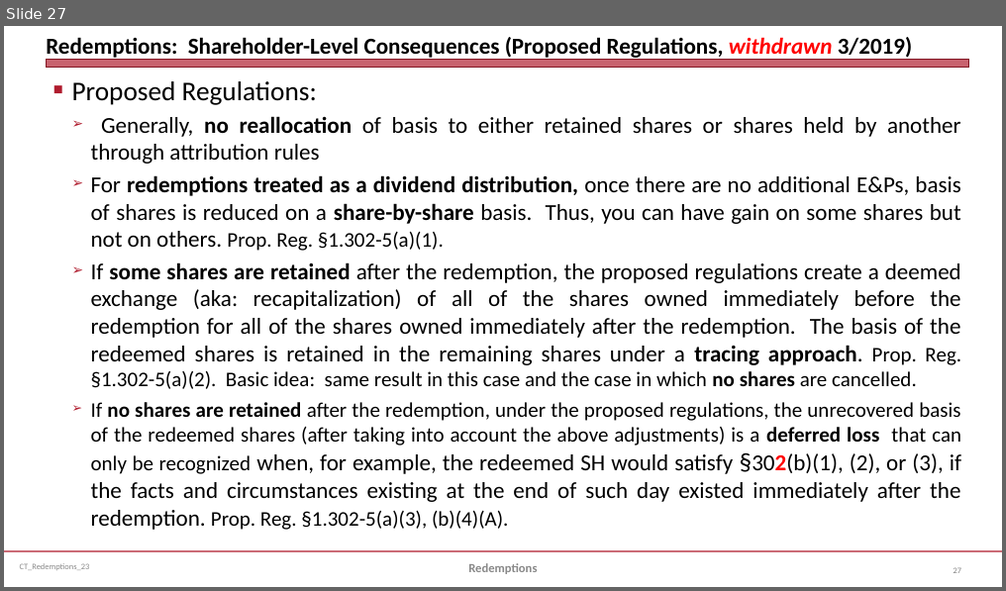
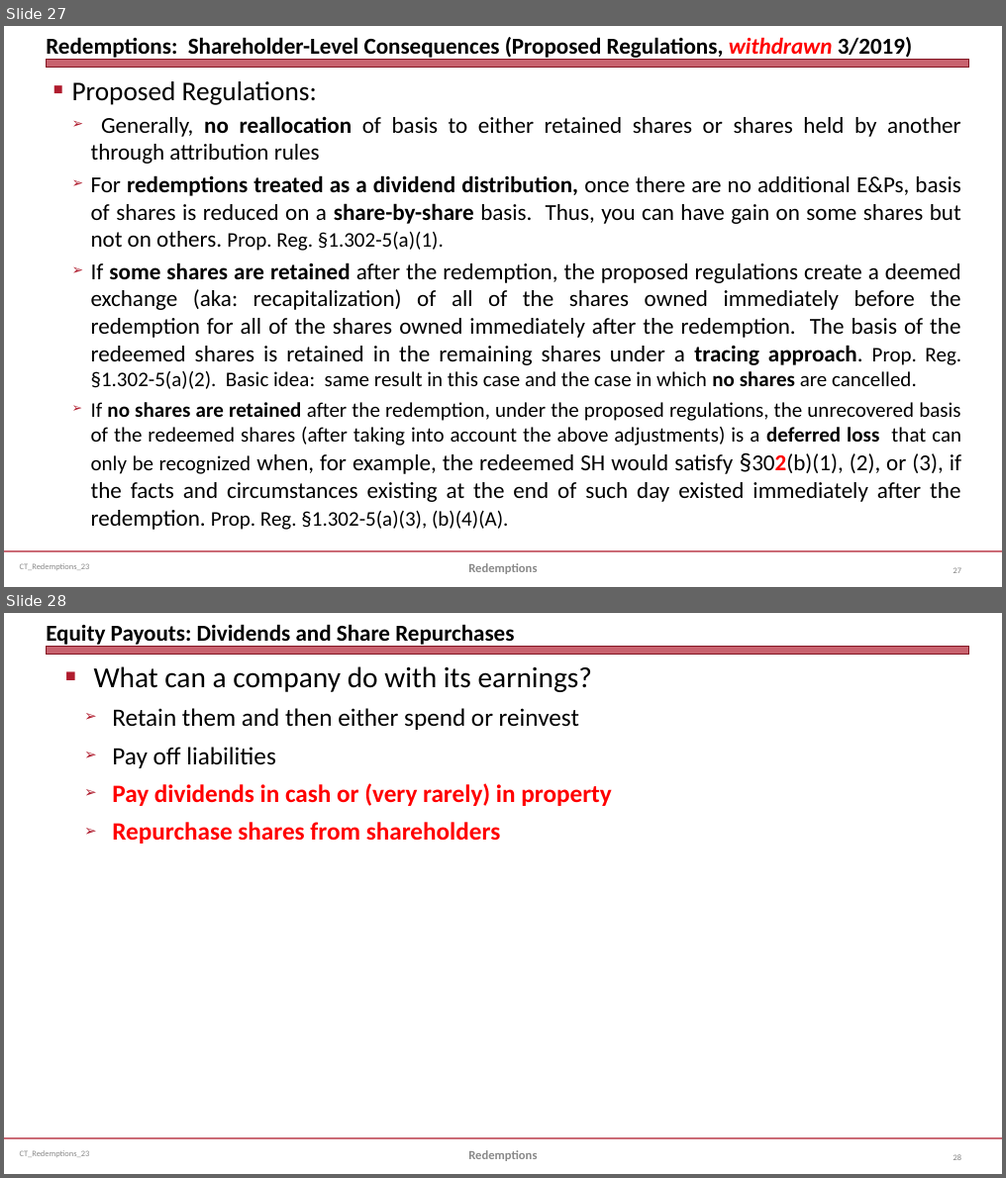
Before and after one commit to jmc877/Corporate-Tax, a slide deck: slides/CT_Redemptions_23.pptx. Shown one above the other, each under a label of ours: slide 27 before the commit, slides 27 and 28 after it. The pictures are 1006x591 and 1006x1178 pixels, drawn with LibreOffice and Linux fonts; fonts in the diff are those of the drawing. Boxes give left, top, right and bottom in pixels: in the first picture for what was removed or moved away, otherwise in the second. Text is boxed around its words. In the diff, an @@ line names an element or a change of style, - is before the commit and + after.

```diff
--- a/slides/CT_Redemptions_23.pptx
+++ b/slides/CT_Redemptions_23.pptx
@@ slide 28 added at box(4, 613, 1002, 1174), background #FFFFFF; not listed: 3 template elements that a slide beside it also shows @@
@@ title added at box(46, 624, 514, 648), 22 pt, text #000000, bold @@
+Equity Payouts: Dividends and Share Repurchases
@@ text added at box(94, 666, 612, 844), 24 pt, text #000000 @@
+■ What can a company do with its earnings?
+  ➢ Retain them and then either spend or reinvest
+  ➢ Pay off liabilities
+  ➢ Pay dividends in cash or (very rarely) in property
+  ➢ Repurchase shares from shareholders
@@ text added at box(468, 1151, 537, 1161), 12 pt, text #898989, bold @@
+Redemptions
@@ page number added at box(953, 1155, 961, 1160), 8 pt, text #808080 @@
+28
```
Also in this commit, not shown: 6 slides changed, 6 other slides added.
